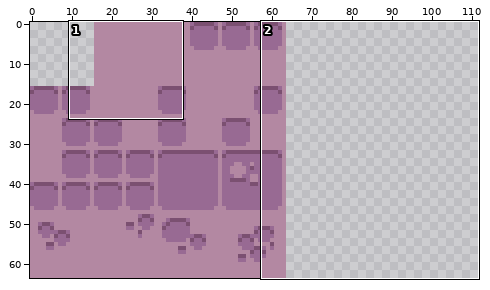
Edited in one commit: sprite sheet (sprites/spr_ground/layers/ba3ddf51-9576-475c-a1f2-f44750beb0f4/4c27b395-7981-4aa2-b8ca-9d157a57b9b6.png). The first picture is a wide view before the edit; the outline marks the close-up.
Close-up. Before the commit:
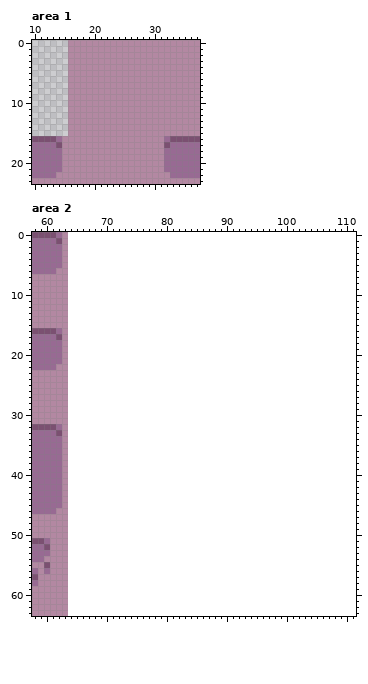
The file is 64x64 pixels. Shown: area 1: x 10..37, y 0..23; area 2: x 58..111, y 0..63. The old version is drawn lined up with the new one, on the new canvas.
After:
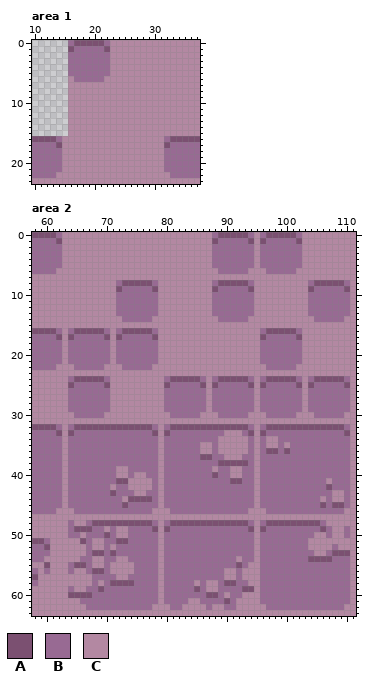
Palette (. is transparent): A #7b5071  B #986a93  C #b388a2
Diff:
canvas 64x64 -> 112x64
Changed rows in their new state; - is an unchanged pixel.
Area 1:
first column x 16:
 0 BAAAAAB
 1 ABBBBBA
 2 BBBBBBB
 3 BBBBBBB
 4 BBBBBBB
 5 BBBBBBB
 6 -BBBBB-
Area 2:
first column x 64:
 0 CCCCCCCCCCCCCCCCCCCCCCCCBAAAAABCBAAAAABCCCCCCCCC
 1 CCCCCCCCCCCCCCCCCCCCCCCCABBBBBACABBBBBACCCCCCCCC
 2 CCCCCCCCCCCCCCCCCCCCCCCCBBBBBBBCBBBBBBBCCCCCCCCC
 3 CCCCCCCCCCCCCCCCCCCCCCCCBBBBBBBCBBBBBBBCCCCCCCCC
 4 CCCCCCCCCCCCCCCCCCCCCCCCBBBBBBBCBBBBBBBCCCCCCCCC
 5 CCCCCCCCCCCCCCCCCCCCCCCCBBBBBBBCBBBBBBBCCCCCCCCC
 6 CCCCCCCCCCCCCCCCCCCCCCCCCBBBBBCCCBBBBBCCCCCCCCCC
 7 CCCCCCCCCCCCCCCCCCCCCCCCCCCCCCCCCCCCCCCCCCCCCCCC
 8 CCCCCCCCBAAAAABCCCCCCCCCBAAAAABCCCCCCCCCBAAAAABC
 9 CCCCCCCCABBBBBACCCCCCCCCABBBBBACCCCCCCCCABBBBBAC
10 CCCCCCCCBBBBBBBCCCCCCCCCBBBBBBBCCCCCCCCCBBBBBBBC
11 CCCCCCCCBBBBBBBCCCCCCCCCBBBBBBBCCCCCCCCCBBBBBBBC
12 CCCCCCCCBBBBBBBCCCCCCCCCBBBBBBBCCCCCCCCCBBBBBBBC
13 CCCCCCCCBBBBBBBCCCCCCCCCBBBBBBBCCCCCCCCCBBBBBBBC
14 CCCCCCCCCBBBBBCCCCCCCCCCCBBBBBCCCCCCCCCCCBBBBBCC
15 CCCCCCCCCCCCCCCCCCCCCCCCCCCCCCCCCCCCCCCCCCCCCCCC
16 BAAAAABCBAAAAABCCCCCCCCCCCCCCCCCBAAAAABCCCCCCCCC
17 ABBBBBACABBBBBACCCCCCCCCCCCCCCCCABBBBBACCCCCCCCC
18 BBBBBBBCBBBBBBBCCCCCCCCCCCCCCCCCBBBBBBBCCCCCCCCC
19 BBBBBBBCBBBBBBBCCCCCCCCCCCCCCCCCBBBBBBBCCCCCCCCC
20 BBBBBBBCBBBBBBBCCCCCCCCCCCCCCCCCBBBBBBBCCCCCCCCC
21 BBBBBBBCBBBBBBBCCCCCCCCCCCCCCCCCBBBBBBBCCCCCCCCC
22 CBBBBBCCCBBBBBCCCCCCCCCCCCCCCCCCCBBBBBCCCCCCCCCC
23 CCCCCCCCCCCCCCCCCCCCCCCCCCCCCCCCCCCCCCCCCCCCCCCC
24 BAAAAABCCCCCCCCCBAAAAABCBAAAAABCBAAAAABCBAAAAABC
25 ABBBBBACCCCCCCCCABBBBBACABBBBBACABBBBBACABBBBBAC
26 BBBBBBBCCCCCCCCCBBBBBBBCBBBBBBBCBBBBBBBCBBBBBBBC
27 BBBBBBBCCCCCCCCCBBBBBBBCBBBBBBBCBBBBBBBCBBBBBBBC
28 BBBBBBBCCCCCCCCCBBBBBBBCBBBBBBBCBBBBBBBCBBBBBBBC
29 BBBBBBBCCCCCCCCCBBBBBBBCBBBBBBBCBBBBBBBCBBBBBBBC
30 CBBBBBCCCCCCCCCCCBBBBBCCCBBBBBCCCBBBBBCCCBBBBBCC
31 CCCCCCCCCCCCCCCCCCCCCCCCCCCCCCCCCCCCCCCCCCCCCCCC
32 BAAAAAAAAAAAAABCBAAAAAAAAAAAAABCBAAAAAAAAAAAAABC
33 ABBBBBBBBBBBBBACABBBBBBBBBCCCBACABBBBBBBBBBBBBAC
34 BBBBBBBBBBBBBBBCBBBBBBBBBCCCCCBCBCCBBBBBBBBBBBBC
35 BBBBBBBBBBBBBBBCBBBBBBCCBCCCCCBCBCCBCBBBBBBBBBBC
36 BBBBBBBBBBBBBBBCBBBBBBCCBCCCCCBCBAABABBBBBBBBBBC
37 BBBBBBBBBBBBBBBCBBBBBBAABBCCCBBCBBBBBBBBBBBBBBBC
38 BBBBBBBBBBBBBBBCBBBBBBBBBAAAAABCBBBBBBBBBBBBBBBC
39 BBBBBBBBCCBBBBBCBBBBBBBBCBBCCBBCBBBBBBBBBBBBBBBC
40 BBBBBBBBCCBCCBBCBBBBBBBBABBCCBBCBBBBBBBBBBBBBBBC
41 BBBBBBBBAACCCCBCBBBBBBBBBBBAABBCBBBBBBBBBBBCBBBC
42 BBBBBBBCBBCCCCBCBBBBBBBBBBBBBBBCBBBBBBBBBBBABBBC
43 BBBBBBBABBBCCBBCBBBBBBBBBBBBBBBCBBBBBBBBBBBBCCBC
44 BBBBBBBBBCAAAABCBBBBBBBBBBBBBBBCBBBBBBBBBBCBCCBC
45 BBBBBBBBBABBBBBCBBBBBBBBBBBBBBBCBBBBBBBBBBABAABC
46 CBBBBBBBBBBBBBCCCBBBBBBBBBBBBBCCCBBBBBBBBBBBBBCC
47 CCCCCCCCCCCCCCCCCCCCCCCCCCCCCCCCCCCCCCCCCCCCCCCC
48 BCCBAAAAAAAAAABCBAAAAAAAAAAAAABCBAAAAAAAAABCCCCC
49 BAAABBCBCCBBBBACABBBBBBBBBBBBBACABBBBBBBBBABCCBC
50 BBCBBBABCCBBBBBCBBBBBBBBBBBBBBBCBBBBBBBBBCCBCCBC
51 CCABCCBBAABBBBBCBBBBBBBBBBBBBBBCBBBBBBBBCCCCCCCC
52 CCCBCCBCBBBBBBBCBBBBBBBBBBBBBBBCBBBBBBBBCCCCBCCC
53 CCCBAABABBBBBBBCBBBBBBBBBBBBBBBCBBBBBBBBBCCBAAAC
54 CCBBCCBBCCBBBBBCBBBBBBBBBBBBCBBCBBBBBBBBAAAABBBC
55 BAABCCBCCCCBBBBCBBBBBBBBBBBBABCCBBBBBBBBBBBBBBBC
56 BCCBAABCCCCBBBBCBBBBBBBBBBCCBCCCBBBBBBBBBBBBBBBC
57 CCCCBBBBCCBBBBBCBBBBBBBBBBCCBCCCBBBBBBBBBBBBBBBC
58 CCCCBCBAAAABBBBCBBBBBCBCCBAABBCCBBBBBBBBBBBBBBBC
59 BCCBBABBBBBBBBBCBBBBBABCCBBBBAACBBBBBBBBBBBBBBBC
60 AAAABBBBBBBBBBBCBBBBBBBAABCBBCCCBBBBBBBBBBBBBBBC
61 CCBBBBBBBBBBBBBCBBBBCCBBBBABCCCCBBBBBBBBBBBBBBBC
62 CCCBBBBBBBBBBBCCCBBCCCCBCCBBCCCCCBBBBBBBBBBBBBCC
63 CCCCCCCCCCCCCCCCCCCCCCCCCCCCCCCCCCCCCCCCCCCCCCCC
